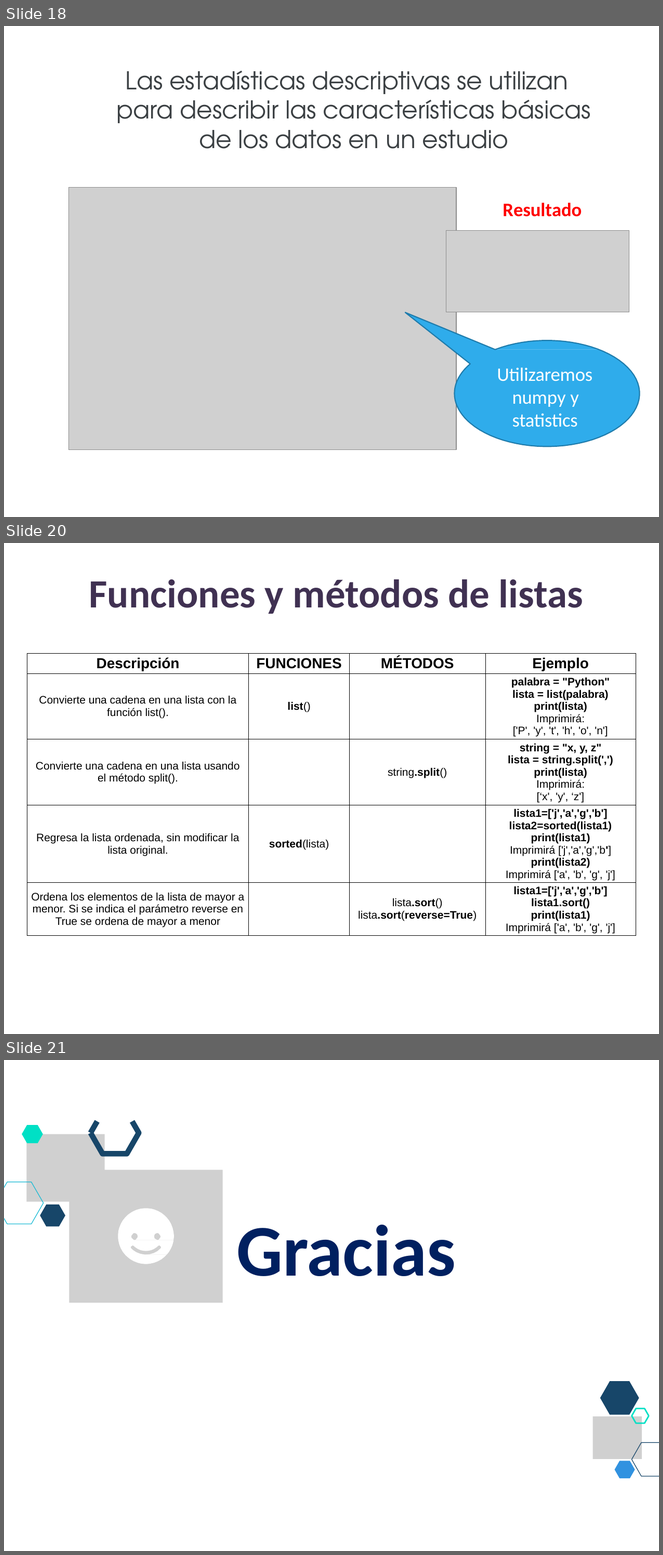
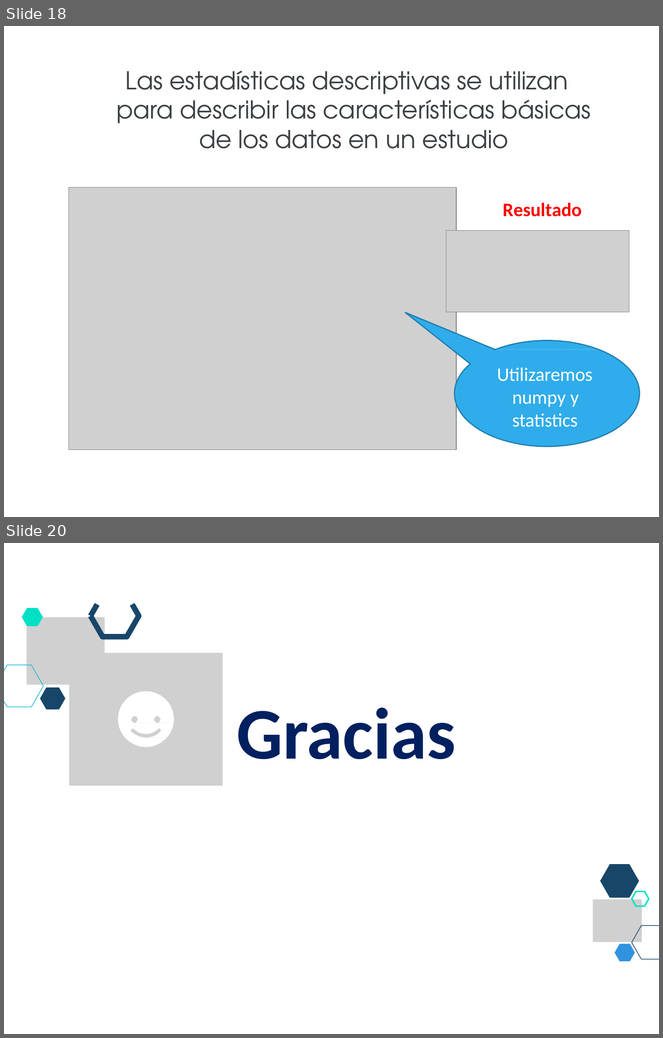
Before and after one commit to lizetheP/PensamientoC, a slide deck: CalendarioAgo2026/presentaciones/9_2_Listas.pptx. Shown one above the other, each under a label of ours: slides 18, 20 and 21 before the commit, slides 18 and 20 after it; the slides between them are not shown. The pictures are 663x1555 and 663x1038 pixels, drawn with LibreOffice and Linux fonts; fonts in the diff are those of the drawing; grey boxes stand for pictures. Boxes give left, top, right and bottom in pixels: in the first picture for what was removed or moved away, otherwise in the second. Text is boxed around its words. In the diff, an @@ line names an element or a change of style, - is before the commit and + after.

```diff
--- a/CalendarioAgo2026/presentaciones/9_2_Listas.pptx
+++ b/CalendarioAgo2026/presentaciones/9_2_Listas.pptx
@@ slide 20 removed at box(4, 543, 659, 1034), background #FFFFFF @@
@@ text removed at box(89, 579, 583, 614) @@
-Funciones y métodos de listas
@@ table removed at box(27, 653, 636, 953), 5 rows, 4 columns @@
-Descripción | FUNCIONES | MÉTODOS | Ejemplo
-Convierte una cadena en una lista con la función list(). | list() |  | palabra = "Python" / lista = list(palabra) / print(lista) / Imprimirá: / ['P', 'y', 't', 'h', 'o', 'n']
-Convierte una cadena en una lista usando el método split(). |  | string.split() | string = "x, y, z" / lista = string.split(',') / print(lista) / Imprimirá: / [‘x', 'y', ‘z']
-Regresa la lista ordenada, sin modificar la lista original. | sorted(lista) |  | lista1=['j','a','g','b'] / lista2=sorted(lista1) / print(lista1) / Imprimirá ['j','a','g','b'] / print(lista2) / Imprimirá ['a', 'b', 'g', 'j']
-Ordena los elementos de la lista de mayor a menor. Si se indica el parámetro reverse en True se ordena de mayor a menor |  | lista.sort() / lista.sort(reverse=True) | lista1=['j','a','g','b'] / lista1.sort() / print(lista1) / Imprimirá ['a', 'b', 'g', 'j']
@@ what was slide 21 is now slide 20 @@
```
Also in this commit, not shown: 1 slide changed, 3 other files.
